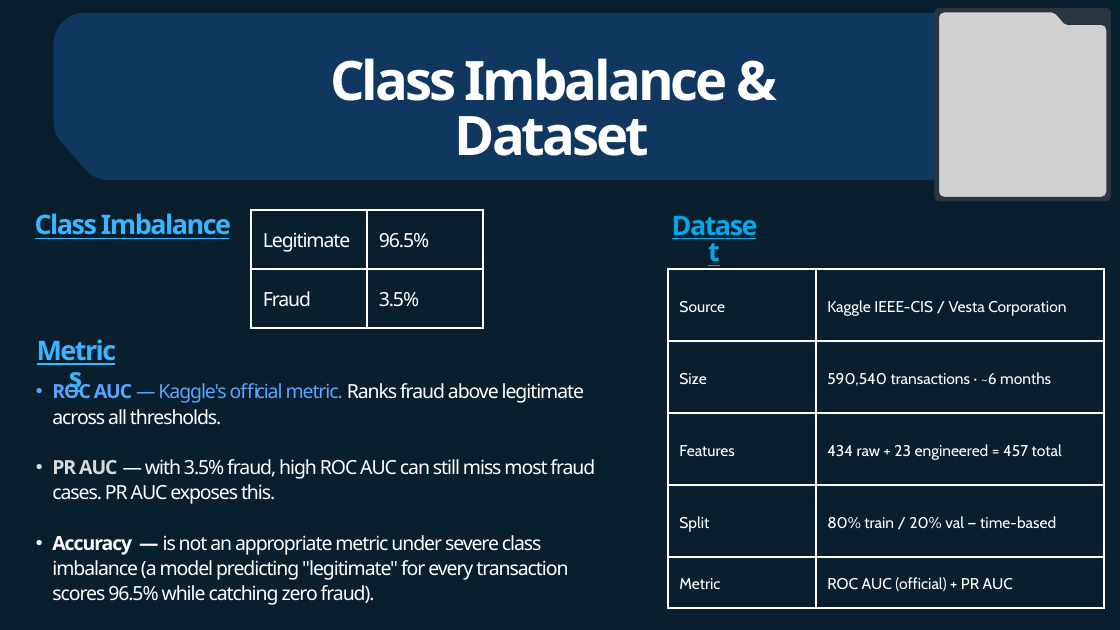
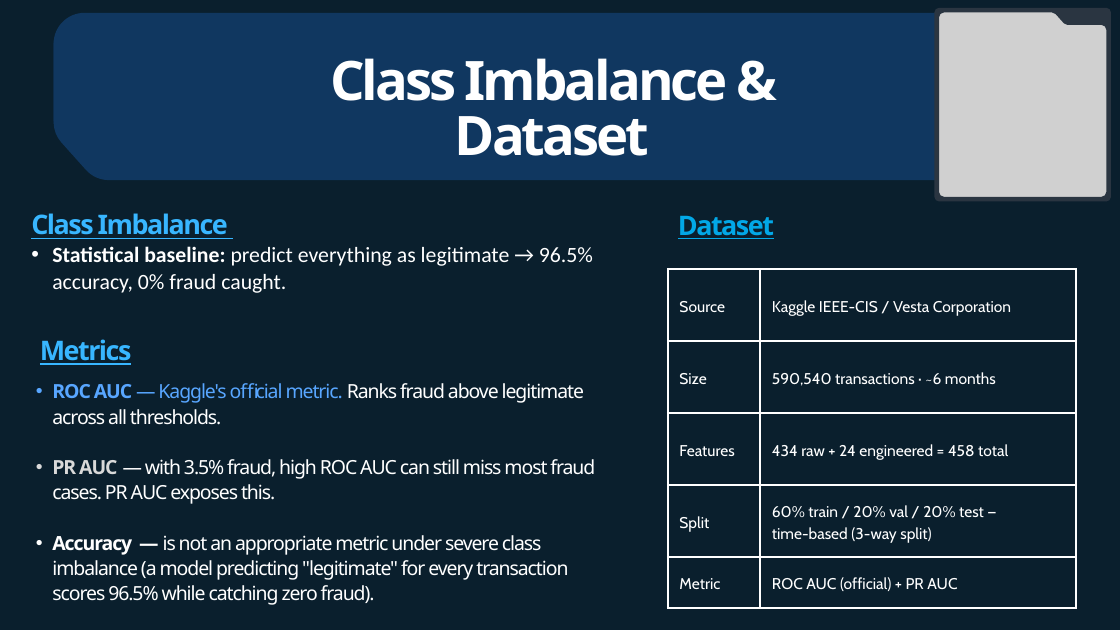
Before and after one commit to irishask/ML_Fraud_detection, a slide deck: slide 3 of IrenaSK- Fraud Detection -Final Project.pptx. Drawn at 1120x630 pixels with LibreOffice and Linux fonts; fonts in the diff are those of the drawing; grey boxes stand for pictures. Boxes give left, top, right and bottom in pixels: in the first picture for what was removed or moved away, otherwise in the second. Text is boxed around its words. In the diff, an @@ line names an element or a change of style, - is before the commit and + after.

Commit message:
Update presentation: fix baseline references, UID anchor conclusions

```diff
--- a/IrenaSK- Fraud Detection -Final Project.pptx
+++ b/IrenaSK- Fraud Detection -Final Project.pptx
@@ table removed at (251, 209, 483, 328), 2 rows, 2 columns @@
-Legitimate | 96.5%
-Fraud | 3.5%
@@ text at (31, 213, 228, 239): alignment centre to left @@
@@ text "Dataset" rewrapped from (455, 116, 650, 156) to (678, 216, 774, 239) @@
@@ text at (52, 246, 593, 293): paragraph added @@
+• Statistical baseline: predict everything as legitimate → 96.5% accuracy, 0% fraud caught.
@@ table at (668, 269, 1075, 608) @@
-row 3, column 2: 434 raw + 23 engineered = 457 total
+row 3, column 2: 434 raw + 24 engineered = 458 total
-row 4, column 2: 80% train / 20% val — time-based
+row 4, column 2: 60% train / 20% val / 20% test — / time-based (3-way split)
@@ table: place and size @@
-table at (668, 269, 1104, 608)
+table at (668, 269, 1075, 608)
@@ text "Metrics": place and size @@
-text "Metrics" at (31, 339, 120, 368)
+text "Metrics" at (40, 339, 132, 365)
```
Also in this commit, not shown: 8 other slides changed, 2 slides added, 2 slides removed.
